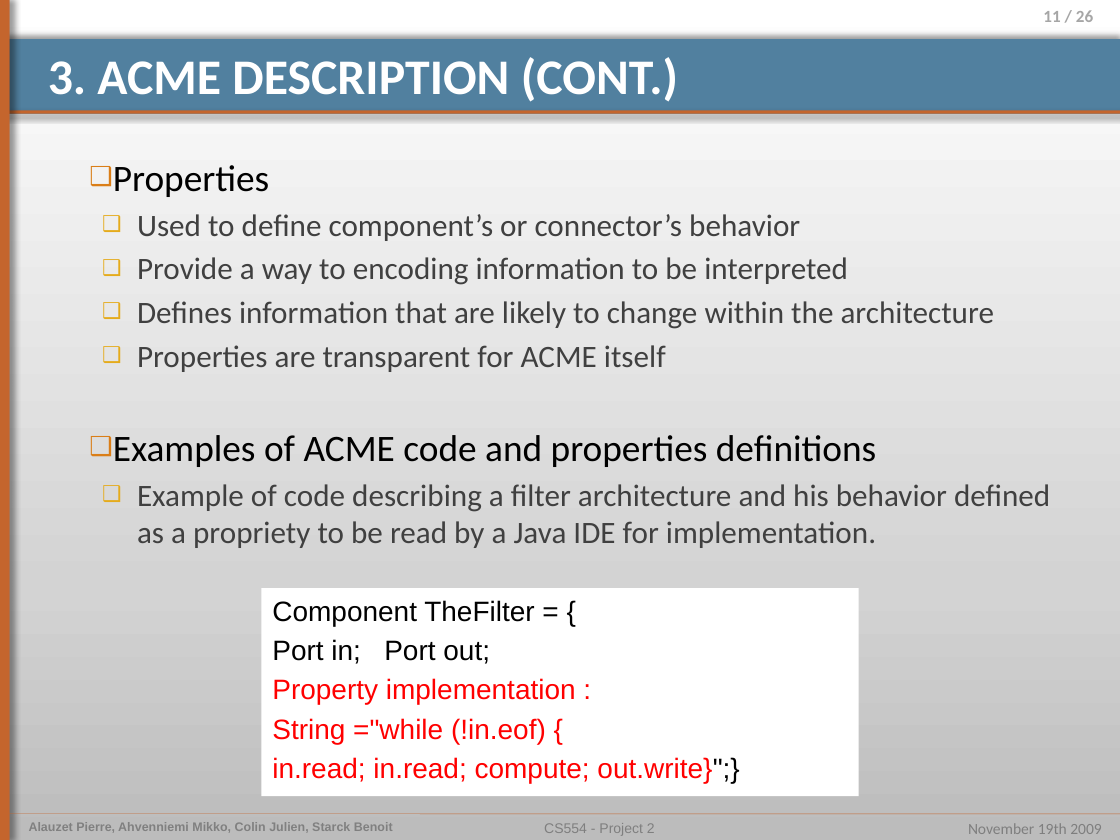
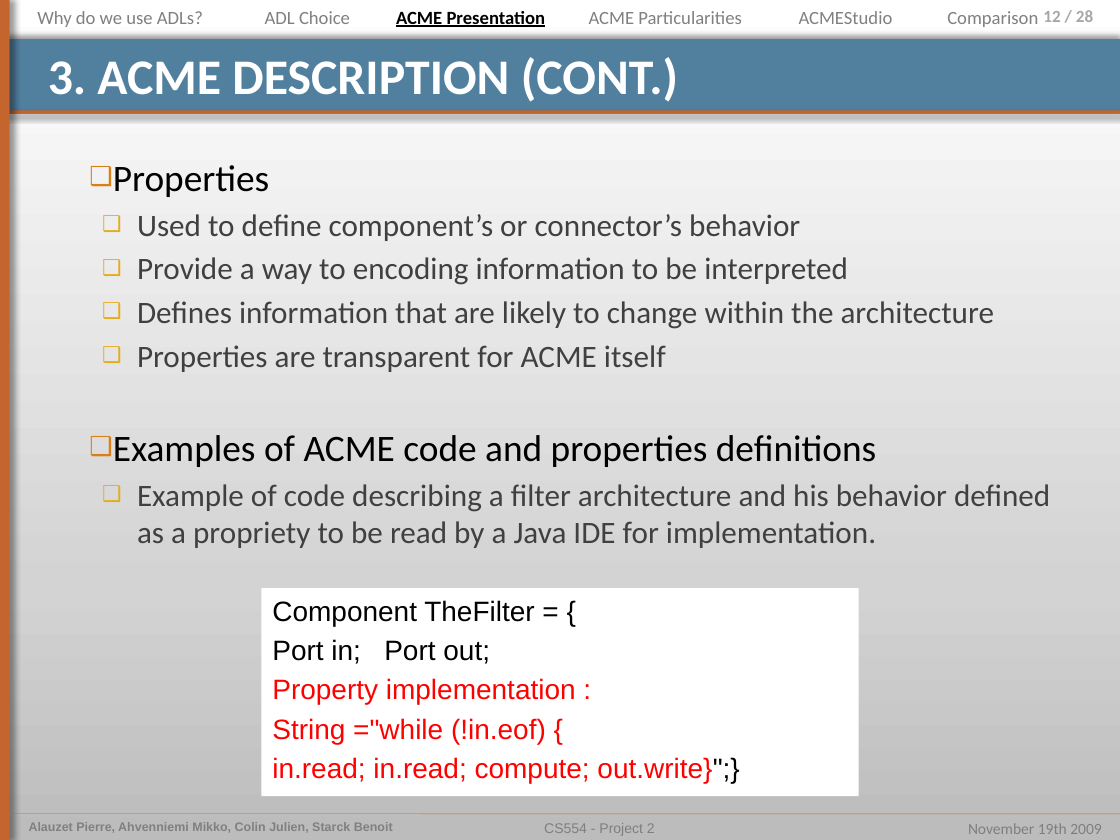
Before and after one commit to pierrealauzet/euroteam, a slide deck: slide 12 of Project 2/Part2/CS554_EuroTeam_Project2_OP5_jul.pptx (slide 11 before the commit). Drawn at 1120x840 pixels with LibreOffice and Linux fonts; fonts in the diff are those of the drawing. Boxes give left, top, right and bottom in pixels: in the first picture for what was removed or moved away, otherwise in the second. Text is boxed around its words. In the diff, an @@ line names an element or a change of style, - is before the commit and + after.

```diff
--- a/Project 2/Part2/CS554_EuroTeam_Project2_OP5_jul.pptx
+++ b/Project 2/Part2/CS554_EuroTeam_Project2_OP5_jul.pptx
@@ text added at <box>37,11,203,27</box>, 12 pt, text #808080 @@
+Why do we use ADLs?
@@ text added at <box>265,11,350,24</box>, 12 pt, text #808080 @@
+ADL Choice
@@ text added at <box>396,11,546,27</box>, 12 pt, text #000000, bold, underline @@
+ACME Presentation
@@ text added at <box>589,11,742,24</box>, 12 pt, text #808080 @@
+ACME Particularities
@@ text added at <box>799,11,893,24</box>, 12 pt, text #808080 @@
+ACMEStudio
@@ text added at <box>947,11,1038,27</box>, 12 pt, text #808080 @@
+Comparison
@@ page number at <box>1043,10,1093,22</box>: text changed @@
-11 / 26
+12 / 28
```
Also in this commit, not shown: 20 other slides changed, 4 slides added, 1 slide removed, 2 other files.
